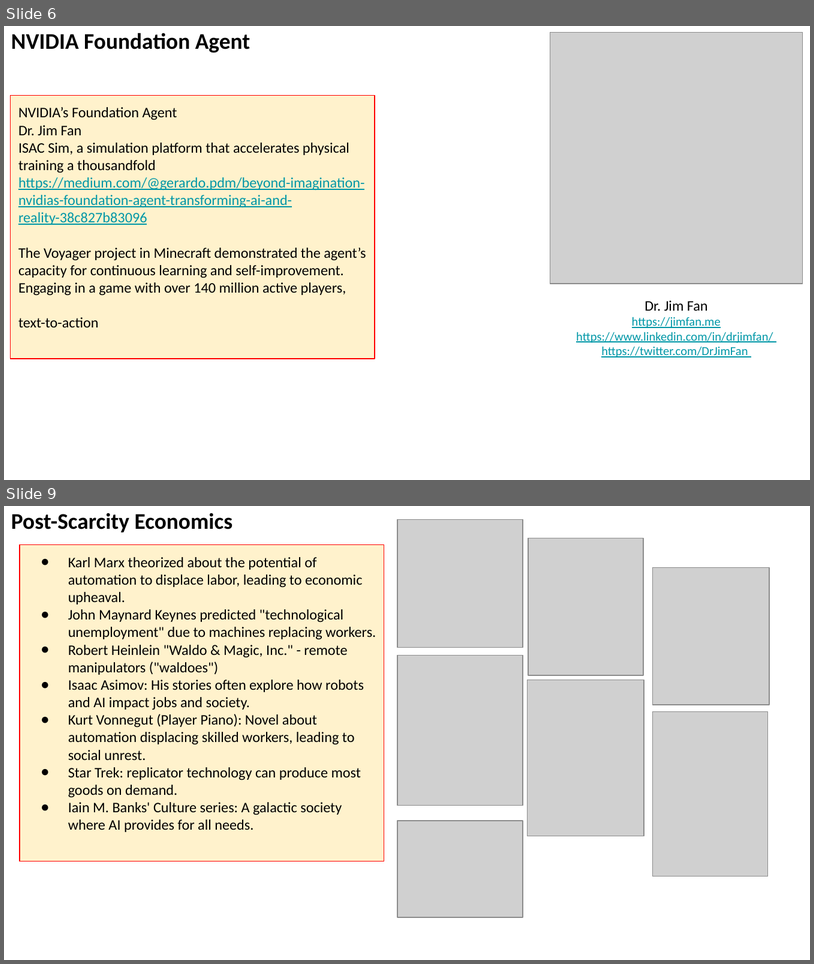
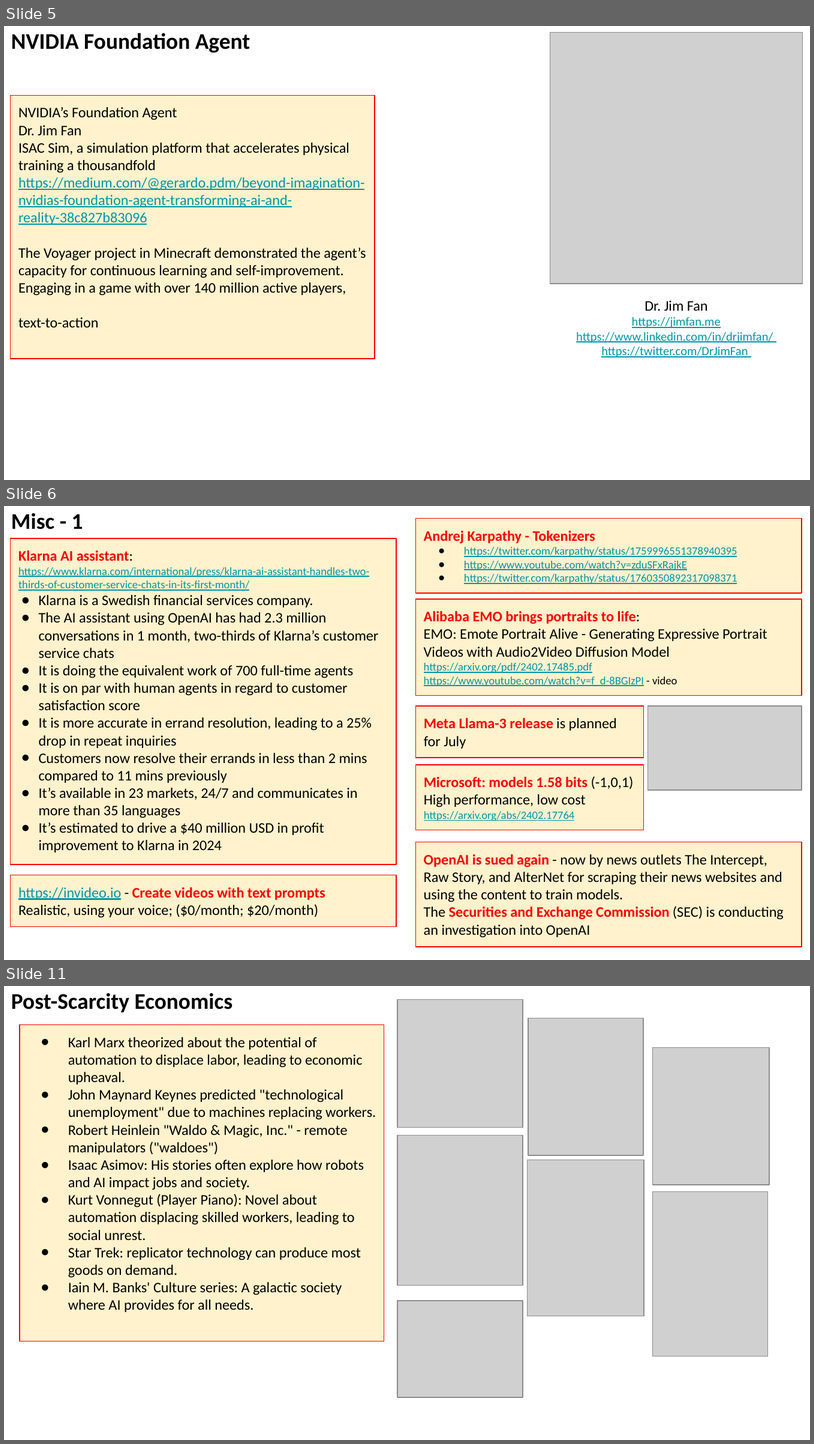
Before and after one commit to lselector/seminar, a slide deck: 2024/2024-03-01-AI-Updates.pptx. Shown one above the other, each under a label of ours: slides 6 and 9 before the commit, slides 5, 6 and 11 after it; the slides between them are not shown. The pictures are 814x964 and 814x1444 pixels, drawn with LibreOffice and Linux fonts; fonts in the diff are those of the drawing; grey boxes stand for pictures. Boxes give left, top, right and bottom in pixels: in the first picture for what was removed or moved away, otherwise in the second. Text is boxed around its words. In the diff, an @@ line names an element or a change of style, - is before the commit and + after.

```diff
--- a/2024/2024-03-01-AI-Updates.pptx
+++ b/2024/2024-03-01-AI-Updates.pptx
@@ slide 6 added at (x1=4, y1=506, x2=810, y2=960), background #FFFFFF @@
@@ text added at (x1=11, y1=513, x2=83, y2=529), 20 pt, text #000000, bold @@
+Misc - 1
@@ rectangle added at (x1=416, y1=518, x2=803, y2=593), fill #FFF2CC, outline #FF0000 0.75 pt, 10 pt, text #0097A7, underline @@
+Andrej Karpathy - Tokenizers
+● https://twitter.com/karpathy/status/1759996551378940395
+● https://www.youtube.com/watch?v=zduSFxRajkE
+● https://twitter.com/karpathy/status/1760350892317098371
@@ rectangle added at (x1=11, y1=538, x2=397, y2=864), fill #FFF2CC, outline #FF0000 0.75 pt, 13 pt, text #000000 @@
+Klarna AI assistant:
+https://www.klarna.com/international/press/klarna-ai-assistant-handles-two-thirds-of-customer-service-chats-in-its-first-month/
+● Klarna is a Swedish financial services company.
+● The AI assistant using OpenAI has had 2.3 million conversations in 1 month, two-thirds of Klarna’s customer service chats
+● It is doing the equivalent work of 700 full-time agents
+● It is on par with human agents in regard to customer satisfaction score
+● It is more accurate in errand resolution, leading to a 25% drop in repeat inquiries
+● Customers now resolve their errands in less than 2 mins compared to 11 mins previously
+● It’s available in 23 markets, 24/7 and communicates in more than 35 languages
+● It’s estimated to drive a $40 million USD in profit improvement to Klarna in 2024
@@ rectangle added at (x1=416, y1=599, x2=803, y2=696), fill #FFF2CC, outline #FF0000 0.75 pt, 13 pt, text #000000 @@
+Alibaba EMO brings portraits to life:
+EMO: Emote Portrait Alive - Generating Expressive Portrait Videos with Audio2Video Diffusion Model
+https://arxiv.org/pdf/2402.17485.pdf
+https://www.youtube.com/watch?v=f_d-8BGIzPI - video
@@ rectangle added at (x1=416, y1=706, x2=644, y2=757), fill #FFF2CC, outline #FF0000 0.75 pt, 13 pt, text #FF0000, bold @@
+Meta Llama-3 release is planned for July
@@ picture added at (x1=648, y1=706, x2=803, y2=790) @@
@@ rectangle added at (x1=416, y1=765, x2=644, y2=830), fill #FFF2CC, outline #FF0000 0.75 pt, 13 pt, text #0097A7 @@
+Microsoft: models 1.58 bits (-1,0,1)
+High performance, low cost https://arxiv.org/abs/2402.17764
@@ rectangle added at (x1=416, y1=842, x2=803, y2=947), fill #FFF2CC, outline #FF0000 0.75 pt, 13 pt, text #000000 @@
+OpenAI is sued again - now by news outlets The Intercept, Raw Story, and AlterNet for scraping their news websites and using the content to train models.
+The Securities and Exchange Commission (SEC) is conducting an investigation into OpenAI
@@ rectangle added at (x1=11, y1=874, x2=397, y2=926), fill #FFF2CC, outline #FF0000 0.75 pt, 13 pt, text #000000 @@
+https://invideo.io - Create videos with text prompts
+Realistic, using your voice; ($0/month; $20/month)
@@ what was slide 6 is now slide 5 @@
@@ what was slide 9 is now slide 11 @@
```
Also in this commit, not shown: 6 slides changed, 6 other slides added, 3 slides removed.
